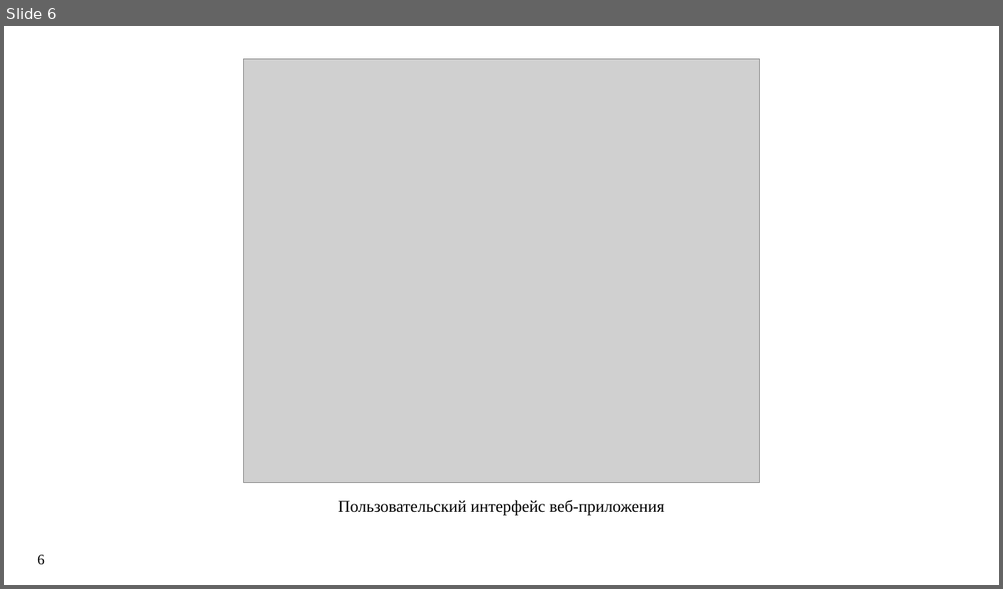
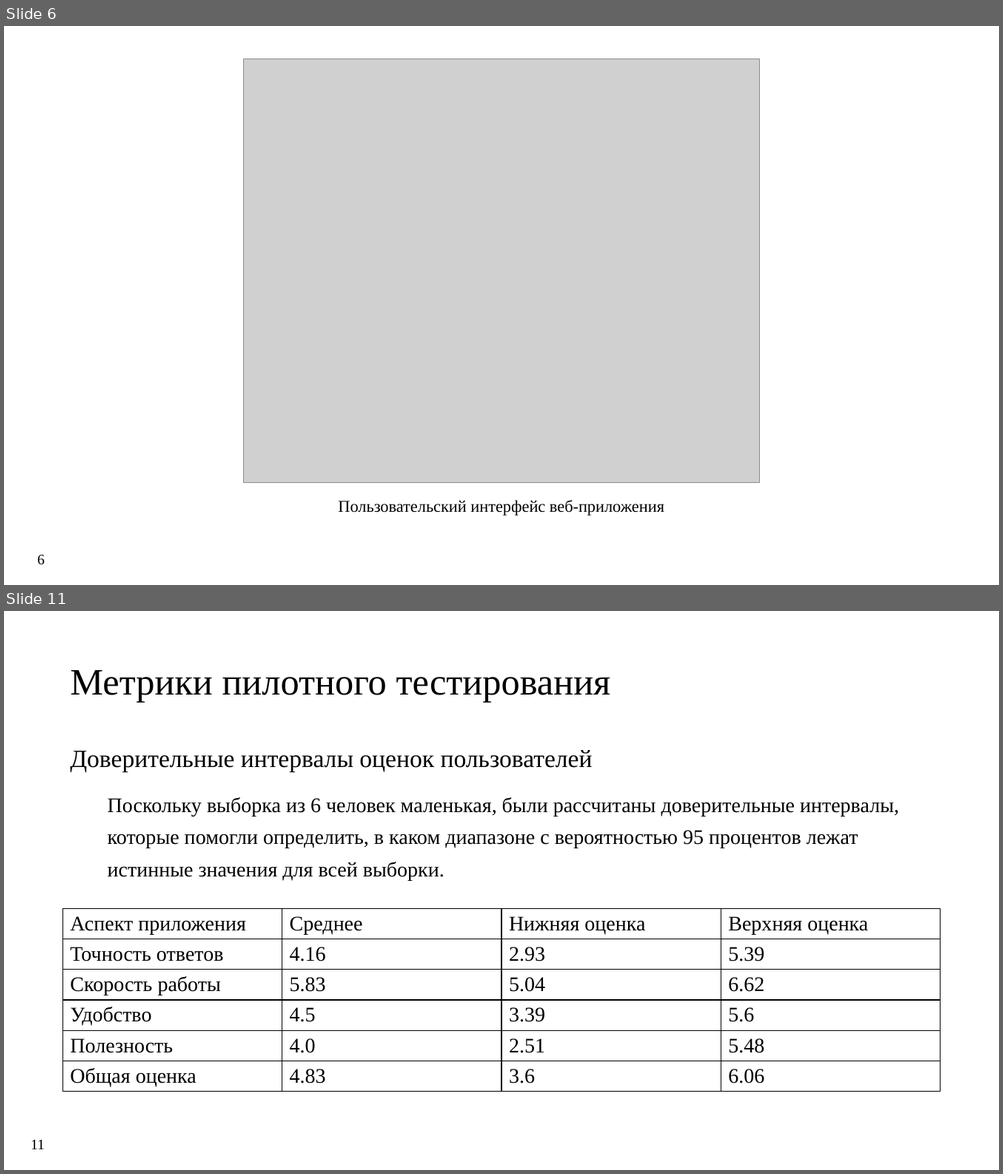
Before and after one commit to Syrenny/diploma-text, a slide deck: report_20.05/21930_Сыренный.pptx. Shown one above the other, each under a label of ours: slide 6 before the commit, slides 6 and 11 after it; the slides between them are not shown. The pictures are 1003x589 and 1003x1174 pixels, drawn with LibreOffice and Linux fonts; fonts in the diff are those of the drawing; grey boxes stand for pictures. Boxes give left, top, right and bottom in pixels: in the first picture for what was removed or moved away, otherwise in the second. Text is boxed around its words. In the diff, an @@ line names an element or a change of style, - is before the commit and + after.

```diff
--- a/report_20.05/21930_Сыренный.pptx
+++ b/report_20.05/21930_Сыренный.pptx
@@ slide 11 added at [4,611,999,1170], background #FFFFFF @@
@@ title added at [70,670,611,702], 36 pt, text #000000 @@
+Метрики пилотного тестирования
@@ text added at [70,750,899,881], 20 pt, text #000000 @@
+Доверительные интервалы оценок пользователей
+  Поскольку выборка из 6 человек маленькая, были рассчитаны доверительные интервалы, которые помогли определить, в каком диапазоне с вероятностью 95 процентов лежат истинные значения для всей выборки.
@@ table added at [63,908,940,1102], 6 rows, 4 columns @@
+Аспект приложения | Среднее | Нижняя оценка | Верхняя оценка
+Точность ответов | 4.16 | 2.93 | 5.39
+Скорость работы | 5.83 | 5.04 | 6.62
+Удобство | 4.5 | 3.39 | 5.6
+Полезность | 4.0 | 2.51 | 5.48
+Общая оценка | 4.83 | 3.6 | 6.06
@@ page number added at [31,1140,45,1150], 14 pt, text #000000 @@
+11
```
Also in this commit, not shown: 7 slides changed, 1 other slide added, 1 slide removed, 4 other files.
